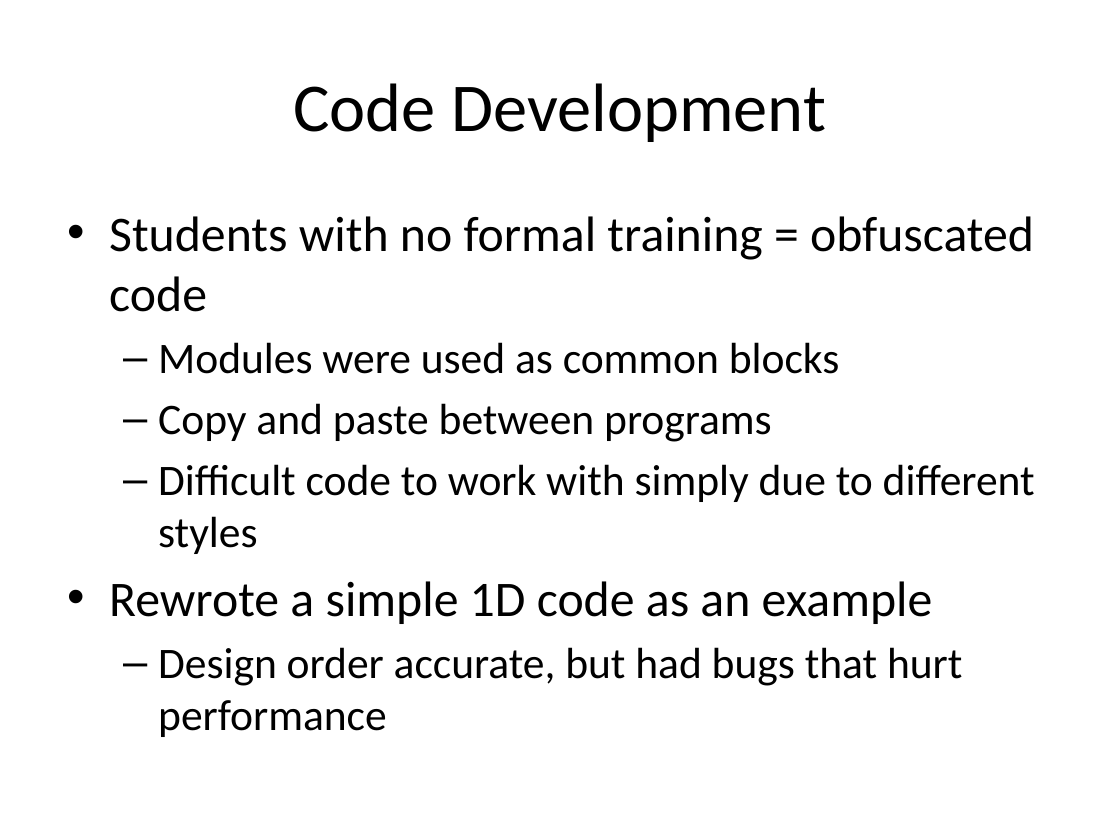
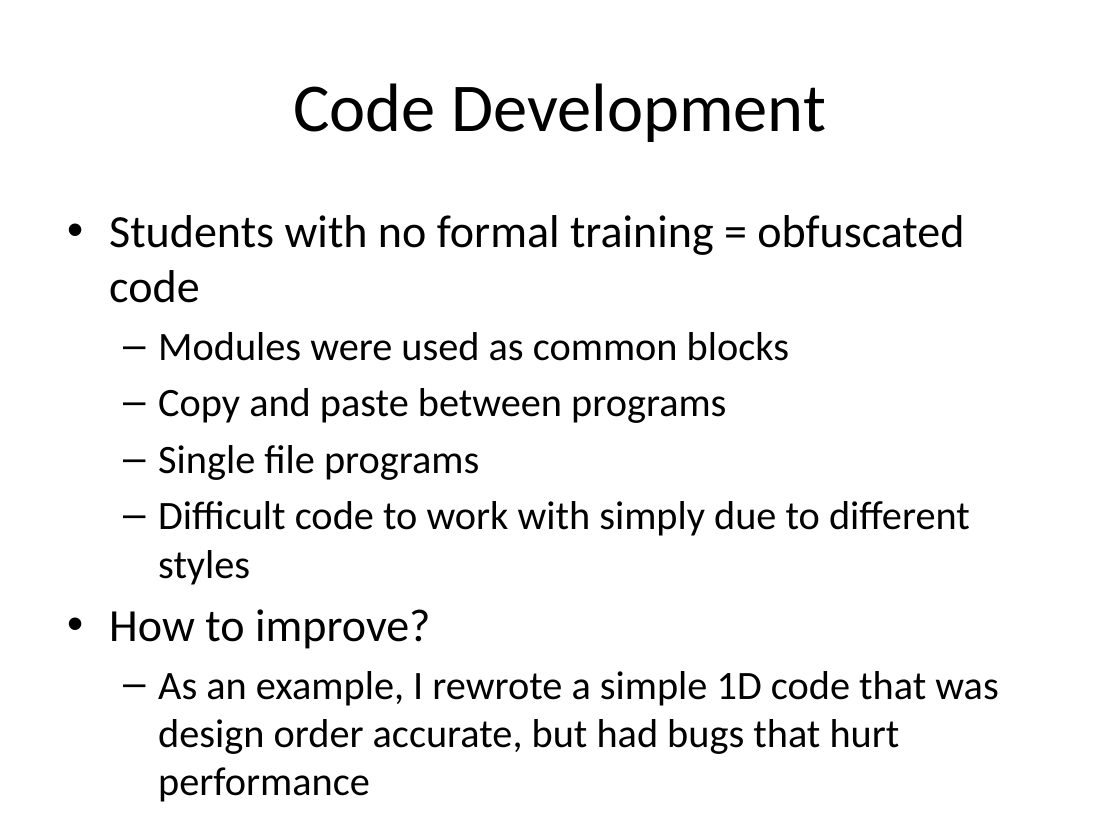
Before and after one commit to jderlaga/Presentations, a slide deck: slide 15 of June_Overview.pptx (slide 12 before the commit). Drawn at 1120x840 pixels with LibreOffice and Linux fonts; fonts in the diff are those of the drawing. Boxes give left, top, right and bottom in pixels: in the first picture for what was removed or moved away, otherwise in the second. Text is boxed around its words. In the diff, an @@ line names an element or a change of style, - is before the commit and + after.

```diff
--- a/June_Overview.pptx
+++ b/June_Overview.pptx
@@ text at (109,215,970,585): size 32 to 29.6 pt in "Students with no formal training = obfuscated ..."; size 28 to 25.9 pt in "Modules were used as common blocks", "Copy and paste between programs", "Difficult code to work with simply due ..." @@
@@ text at (158,445,479,480): paragraph added @@
+  – Single file programs
@@ text at (109,609,998,754): text changed; size 28 to 25.9 pt @@
-• Rewrote a simple 1D code as an example
-  – Design order accurate, but had bugs that hurt performance
+• How to improve?
+  – As an example, I rewrote a simple 1D code that was design order accurate, but had bugs that hurt performance
```
Also in this commit, not shown: 13 other slides changed, 2 slides added, 1 slide removed.
